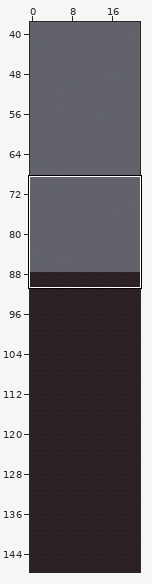
Two states of a Tiled map, teste/sem título6.tmx. Above, an overview of the earlier version with the close-up marked.
Close-up. Old version:
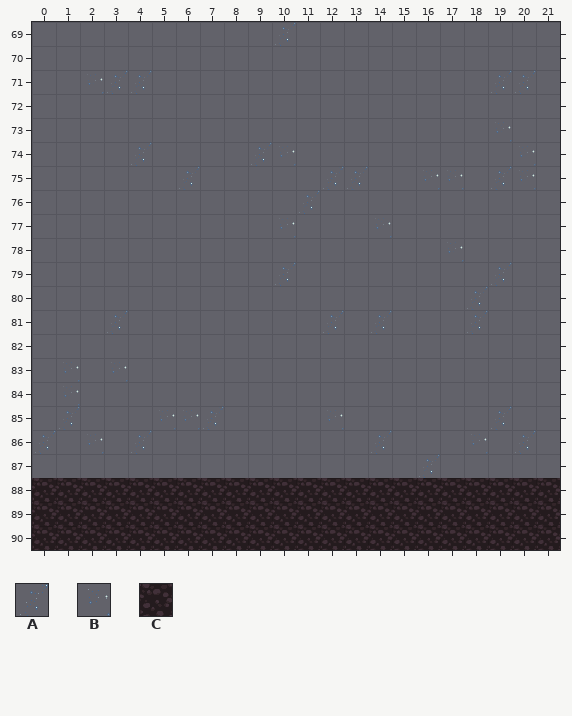
Cells are 32x32 px. Shown: x 0..21, y 69..90. The commit also changed other parts of the map, which this record leaves out.
Key: from "platformertiles": A 13, B 14, C 19.
_ is an empty cell.
Layer "Background" before, first column x 0:
69 __________A___________
70 ______________________
71 __BAA______________AA_
72 ______________________
73 ___________________B__
74 ____A____AB_________B_
75 ______A_____AA__BB_AB_
76 ___________A__________
77 __________B___B_______
78 _________________B____
79 __________A________A__
80 __________________A___
81 ___A________A_A___A___
82 ______________________
83 _B_B__________________
84 _B____________________
85 _A___BBA____B______A__
86 A_B_A_________A___B_A_
87 ________________A_____
88 CCCCCCCCCCCCCCCCCCCCCC
89 CCCCCCCCCCCCCCCCCCCCCC
90 CCCCCCCCCCCCCCCCCCCCCC
The result:
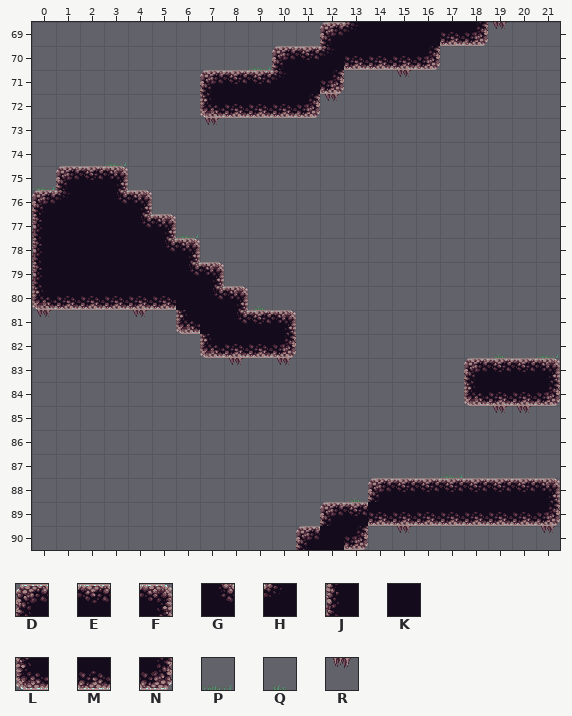
Further tiles: from "platformertiles": D 0, E 1, F 2, G 5, H 7, J 8, K 9, L 16, M 17, N 18, P 21, Q 22, R 23.
Tiles of an added or newly shown layer are drawn over the layers below it.
Change:
Layer "Background" (now hidden):
The edit erases tile A in row 69 at x 10; in row 71 at x 3 to 4 and 19 to 20; in row 74 at x 4 and 9; in row 75 at x 6, 12 to 13 and 19; in row 76 at x 11; in row 79 at x 10 and 19.
The edit erases tile A in row 80 at x 18; in row 81 at x 3, 12, 14 and 18; in row 85 at x 1, 7 and 19; in row 86 at x 0, 4, 14 and 20; in row 87 at x 16.
The edit erases tile B in row 71 at x 2; in row 73 at x 19; in row 74 at x 10 and 20; in row 75 at x 16 to 17 and 20; in row 77 at x 10 and 14; in row 78 at x 17.
The edit erases tile B in row 83 at x 1 and 3; in row 84 at x 1; in row 85 at x 5 to 6 and 12; in row 86 at x 2 and 18.
The edit erases tile C in rows 88 to 90 at x 0 to 21.
Layer "World" (now shown):
There is now tile D in row 69 at x 12; in row 70 at x 10; in row 71 at x 7; in row 75 at x 1; in row 76 at x 0; in row 83 at x 18.
There is now tile D in row 88 at x 14; in row 89 at x 12; in row 90 at x 11.
There is now tile E in row 70 at x 11; in row 71 at x 8 to 9; in row 75 at x 2; in row 81 at x 9; in row 83 at x 19 to 20; in row 88 at x 15 to 20.
There is now tile E in row 89 at x 13.
There is now tile F in row 75 at x 3; in row 76 at x 4; in row 77 at x 5; in row 78 at x 6; in row 79 at x 7; in row 80 at x 8.
There is now tile F in row 81 at x 10; in row 83 at x 21; in row 88 at x 21.
There is now tile G in row 76 at x 3; in row 77 at x 4; in row 78 at x 5; in row 79 at x 6; in row 80 at x 7; in row 81 at x 8.
There is now tile H in row 69 at x 13; in row 70 at x 12; in row 71 at x 10; in row 76 at x 1.
There is now tile J in rows 77 to 79 at x 0.
There is now tile K in row 69 at x 14 to 16; in row 71 at x 11; in row 76 at x 2; in row 77 at x 1 to 3; in row 78 at x 1 to 4; in row 79 at x 1 to 5.
There is now tile K in row 80 at x 6; in row 81 at x 7; in row 90 at x 12.
There is now tile L in row 72 at x 7; in row 80 at x 0; in row 81 at x 6; in row 82 at x 7; in row 84 at x 18.
There is now tile M in row 69 at x 17; in row 70 at x 13 to 15; in row 72 at x 8 to 10; in row 80 at x 1 to 5; in row 82 at x 8 to 9; in row 84 at x 19 to 20.
There is now tile M in row 89 at x 14 to 20.
There is now tile N in row 69 at x 18; in row 70 at x 16; in row 71 at x 12; in row 72 at x 11; in row 82 at x 10; in row 84 at x 21.
There is now tile N in row 89 at x 21; in row 90 at x 13.
There is now tile P in row 70 at x 9; in row 74 at x 3; in row 75 at x 0; in row 77 at x 6; in row 82 at x 21; in row 87 at x 17.
There is now tile Q in row 80 at x 9; in row 82 at x 19; in row 88 at x 13.
There is now tile R in row 69 at x 19; in row 71 at x 15; in row 72 at x 12; in row 73 at x 7; in row 81 at x 0 and 4; in row 83 at x 8 and 10.
There is now tile R in row 85 at x 19 to 20; in row 90 at x 15 and 21.
Pixel boxes of the changes (left, top, right, bottom) in both close-ups:
changed: (32, 22, 560, 550)
